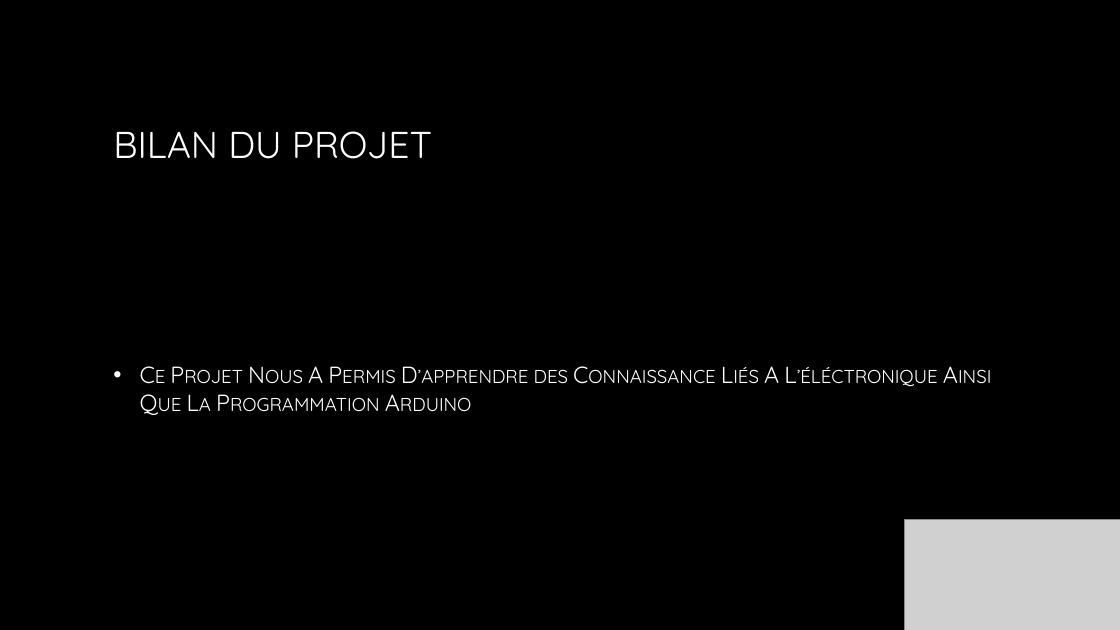
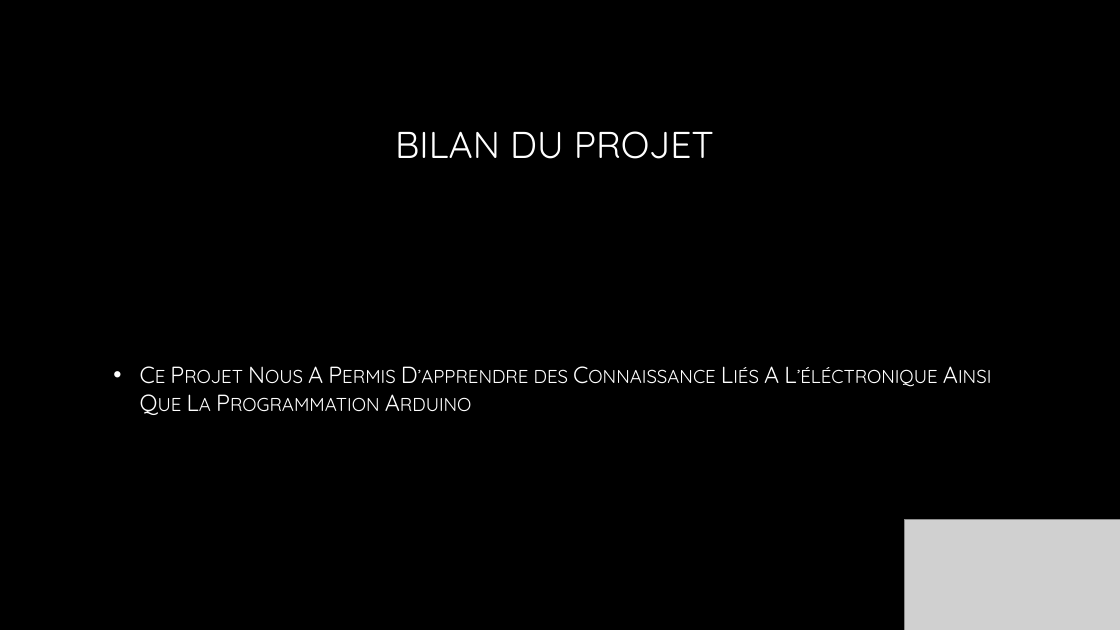
Before and after one commit to BlackWolfie/Smart-patate, a slide deck: slide 6 of PROJET SMART-patate (1).pptx. Drawn at 1120x630 pixels with LibreOffice and Linux fonts; fonts in the diff are those of the drawing; grey boxes stand for pictures; background and template pictures are left out. Boxes give left, top, right and bottom in pixels: in the first picture for what was removed or moved away, otherwise in the second. Text is boxed around its words. In the diff, an @@ line names an element or a change of style, - is before the commit and + after.

```diff
--- a/PROJET SMART-patate (1).pptx
+++ b/PROJET SMART-patate (1).pptx
@@ title "BILAN DU PROJET" at (x1=395, y1=131, x2=714, y2=159): alignment left to centre @@
```
Also in this commit, not shown: 2 other slides changed, 3 other files.
